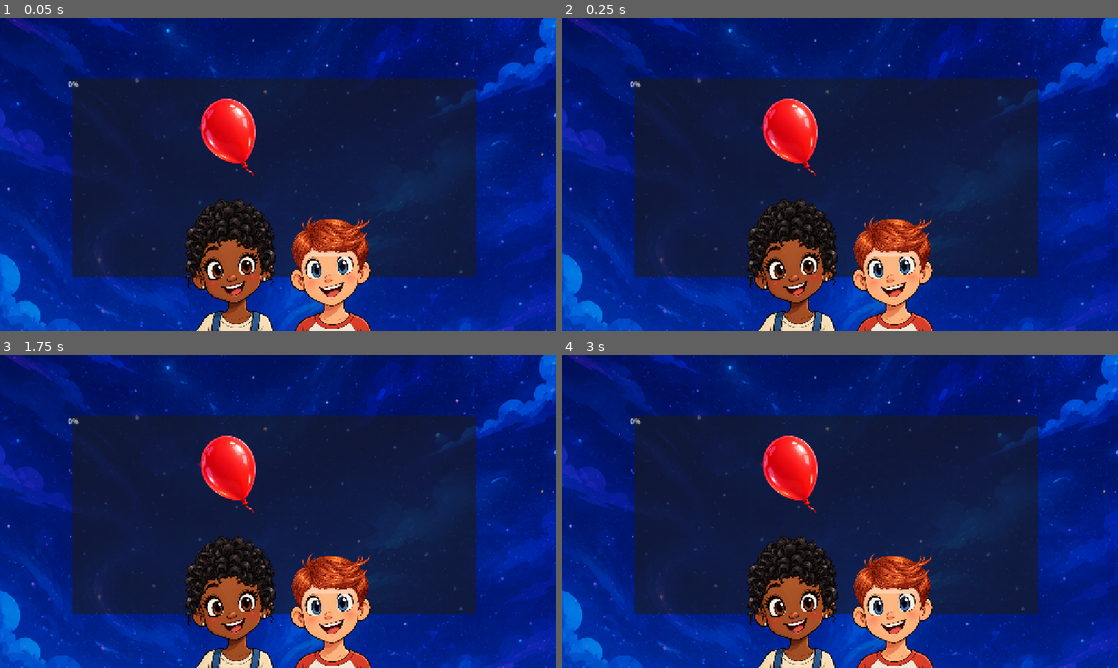
Above: before the commit, frames 1-4 (two rows, left to right).
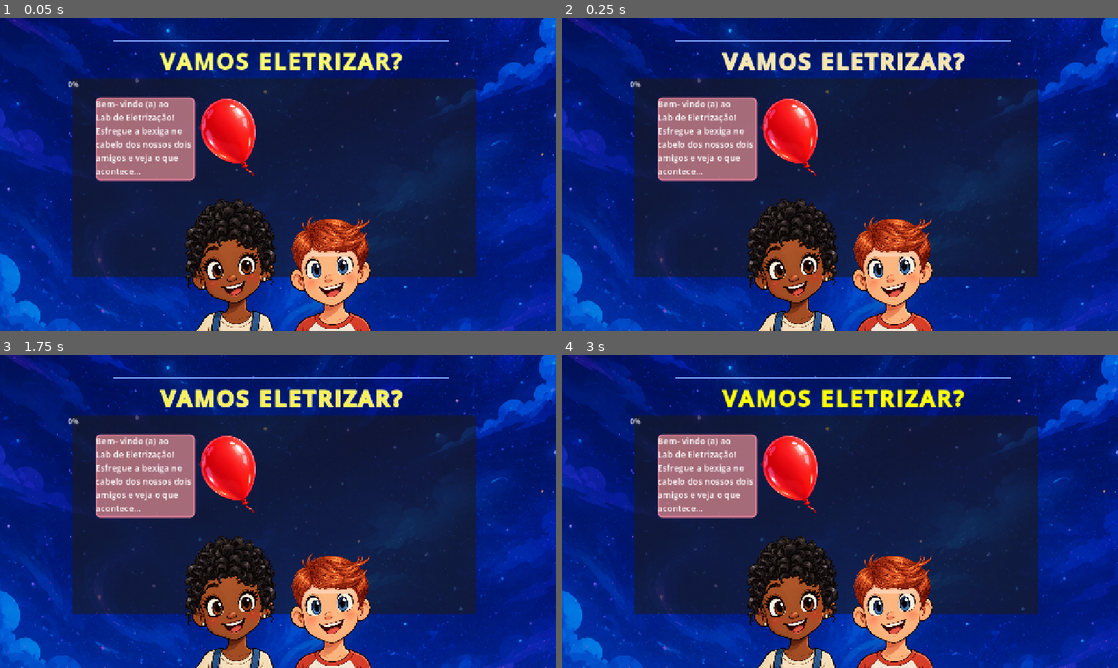
Above: after the commit, the same moments.

Repository: Ciencia-Visual/EletronLab
Game: Godot game, scene res://cenas/laboratorioeletrizacao.tscn
Same seed, same stepped clock (60 frames per second), same inputs: the game is played once before the commit and once after it. This scene is started directly instead of the project's main scene.
Inputs (mouse positions are in pixels of both pictures, inside the frame that each line leads up to):
- Up to frame 1 (0.05 s): no input
- Up to frame 2 (0.25 s): no input
- Up to frame 3 (1.75 s): tap Enter at 0.5 s; move the mouse to (400, 495) at 0.52 s; click (400, 495) at 0.67 s; move the mouse to (166, 527) at 1.27 s; click (166, 527) at 1.42 s
- Up to frame 4 (3 s): move the mouse to (895, 442) at 2.02 s; click (895, 442) at 2.17 s; move the mouse to (812, 574) at 2.77 s; click (812, 574) at 2.92 s

The runs differ from the first frame. In frame 1, 6.6% of the frame differs, in the area x 17-81%, y 7-53%; in frame 2, 6.7%; in frame 3, 6.7%; in frame 4, 6.6%.

Commit message:
nova versão temporaria

Diff:
--- a/cenas/laboratorioeletrizacao.tscn
+++ b/cenas/laboratorioeletrizacao.tscn
@@ -11,12 +11,143 @@
 [ext_resource type="Texture2D" uid="uid://d2a2ihyqu8gtx" path="res://imagens/ChatGPT Image 24 de ago. de 2026, 09_16_52.png" id="9_q2qai"]
 [ext_resource type="Texture2D" uid="uid://bmiq1o35wm60f" path="res://imagens/ChatGPT Image 24 de ago. de 2026, 09_28_03.png" id="10_tcd1p"]
 [ext_resource type="Script" uid="uid://cd7se4ma85mep" path="res://scrpts/fiosmenino.gd" id="11_tcd1p"]
+[ext_resource type="AudioStream" uid="uid://51eyimiefj81" path="res://sons/One_More_Credit.mp3" id="12_kc11t"]
 
 [sub_resource type="RectangleShape2D" id="RectangleShape2D_01y1c"]
 size = Vector2(125, 153)
 
 [sub_resource type="RectangleShape2D" id="RectangleShape2D_spyda"]
 size = Vector2(188, 84)
+
+[sub_resource type="FontVariation" id="FontVariation_rkk07"]
+variation_embolden = 1.16
+spacing_glyph = 5
+spacing_space = 5
+spacing_top = 7
+
+[sub_resource type="StyleBoxLine" id="StyleBoxLine_01y1c"]
+color = Color(0.4898336, 0.65402555, 1, 1)
+grow_begin = 109.0
+grow_end = 109.0
+
+[sub_resource type="StyleBoxFlat" id="StyleBoxFlat_01y1c"]
+bg_color = Color(0.33036384, 0.6790353, 0.53796315, 1)
+border_width_left = 3
+border_width_top = 3
+border_width_right = 3
+border_width_bottom = 3
+border_color = Color(0.10558533, 0.2236369, 0.15478495, 1)
+corner_radius_top_left = 20
+corner_radius_top_right = 20
+corner_radius_bottom_right = 20
+shadow_color = Color(0.0253638, 0.0253638, 0.025363795, 0.6)
+shadow_size = 2
+
+[sub_resource type="StyleBoxFlat" id="StyleBoxFlat_jyvnd"]
+bg_color = Color(0.89411765, 0.40784314, 0.627451, 0.73333335)
+corner_radius_top_left = 50
+corner_radius_top_right = 50
+corner_radius_bottom_right = 50
+corner_radius_bottom_left = 50
+
+[sub_resource type="Animation" id="Animation_tcd1p"]
+length = 0.001
+tracks/0/type = "value"
+tracks/0/imported = false
+tracks/0/enabled = true
+tracks/0/path = NodePath("Label:theme_override_colors/font_color")
+tracks/0/interp = 1
+tracks/0/loop_wrap = true
+tracks/0/keys = {
+"times": PackedFloat32Array(0),
+"transitions": PackedFloat32Array(1),
+"update": 0,
+"values": [Color(1, 1, 0.023529412, 1)]
+}
+tracks/1/type = "value"
+tracks/1/imported = false
+tracks/1/enabled = true
+tracks/1/path = NodePath("Label:theme_override_colors/font_shadow_color")
+tracks/1/interp = 1
+tracks/1/loop_wrap = true
+tracks/1/keys = {
+"times": PackedFloat32Array(0),
+"transitions": PackedFloat32Array(1),
+"update": 0,
+"values": [null]
+}
+tracks/2/type = "value"
+tracks/2/imported = false
+tracks/2/enabled = true
+tracks/2/path = NodePath("Label:theme_override_colors/font_outline_color")
+tracks/2/interp = 1
+tracks/2/loop_wrap = true
+tracks/2/keys = {
+"times": PackedFloat32Array(0),
+"transitions": PackedFloat32Array(1),
+"update": 0,
+"values": [null]
+}
+
+[sub_resource type="Animation" id="Animation_kc11t"]
+resource_name = "labelprincipal"
+loop_mode = 1
+tracks/0/type = "value"
+tracks/0/imported = false
+tracks/0/enabled = true
+tracks/0/path = NodePath("Label:theme_override_colors/font_color")
+tracks/0/interp = 1
+tracks/0/loop_wrap = true
+tracks/0/keys = {
+"times": PackedFloat32Array(0, 0.11, 0.18, 0.24, 0.28, 0.31, 0.35, 0.4),
+"transitions": PackedFloat32Array(1, 1, 1, 1, 1, 1, 1, 1),
+"update": 0,
+"values": [Color(1, 1, 0.023529412, 1), Color(0.97395474, 0.9548711, 0.93581057, 1), Color(0.972549, 0.9529412, 0.14117648, 1), Color(0.9643658, 0.90310544, 0.8996271, 1), Color(0.9647059, 0.9019608, 0, 1), Color(0.92924815, 0.8629899, 0.870899, 1), Color(0.9254902, 0.9098039, 0, 1), Color(0.9271518, 0.860765, 0.83075637, 1)]
+}
+tracks/1/type = "value"
+tracks/1/imported = false
+tracks/1/enabled = true
+tracks/1/path = NodePath("Label:theme_override_colors/font_shadow_color")
+tracks/1/interp = 1
+tracks/1/loop_wrap = true
+tracks/1/keys = {
+"times": PackedFloat32Array(0, 0.11, 0.18),
+"transitions": PackedFloat32Array(1, 1, 1),
+"update": 0,
+"values": [null, Color(0.91764706, 0.7882353, 0.3529412, 0.7921569), Color(0.99391013, 0.97418815, 0.9100393, 0.7921569)]
+}
+tracks/2/type = "value"
+tracks/2/imported = false
+tracks/2/enabled = true
+tracks/2/path = NodePath("Label:theme_override_colors/font_outline_color")
+tracks/2/interp = 1
+tracks/2/loop_wrap = true
+tracks/2/keys = {
+"times": PackedFloat32Array(0),
+"transitions": PackedFloat32Array(1),
+"update": 0,
+"values": [null]
+}
+
+[sub_resource type="AnimationLibrary" id="AnimationLibrary_ehtq3"]
+_data = {
+&"RESET": SubResource("Animation_tcd1p"),
+&"labelprincipal": SubResource("Animation_kc11t")
+}
+
+[sub_resource type="StyleBoxFlat" id="StyleBoxFlat_spyda"]
+bg_color = Color(0.972549, 0.6, 0.6, 0.6431373)
+border_width_left = 5
+border_width_top = 5
+border_width_right = 5
+border_width_bottom = 5
+border_color = Color(0.99215686, 0.5294118, 0.6509804, 1)
+border_blend = true
+corner_radius_top_left = 10
+corner_radius_top_right = 10
+corner_radius_bottom_right = 10
+corner_radius_bottom_left = 10
+corner_detail = 20
 
 [node name="Laboratorioeletrizacao" type="Control" unique_id=1087483696]
 layout_mode = 3
@@ -90,13 +221,15 @@
 texture = ExtResource("5_mafo0")
 script = ExtResource("6_o3a5d")
 
-[node name="Areabalao" type="Area2D" parent="Areaexperimentoatrito" unique_id=282626144 node_paths=PackedStringArray("barra_atrito")]
+[node name="Areabalao" type="Area2D" parent="Areaexperimentoatrito" unique_id=282626144 node_paths=PackedStringArray("barra_atrito", "painel_instrucao", "dialogo")]
 z_index = 10
 position = Vector2(351, 110)
 collision_mask = 2
 script = ExtResource("6_rsb7y")
 barra_atrito = NodePath("../Barraatrito")
 velocidade_retorno_cabelo = 0.4
+painel_instrucao = NodePath("../Descricaodaatividade")
+dialogo = NodePath("../Dialogo")
 
 [node name="Balao" type="Sprite2D" parent="Areaexperimentoatrito/Areabalao" unique_id=279139809]
 position = Vector2(6, 19)
@@ -178,3 +311,84 @@
 texture = ExtResource("10_tcd1p")
 flip_h = true
 script = ExtResource("11_tcd1p")
+
+[node name="Label" type="Label" parent="Areaexperimentoatrito" unique_id=1620639253]
+layout_mode = 0
+offset_left = 202.0
+offset_top = -87.0
+offset_right = 757.0
+offset_bottom = 2.0
+theme_override_colors/font_color = Color(1, 1, 0.023529412, 1)
+theme_override_fonts/font = SubResource("FontVariation_rkk07")
+theme_override_font_sizes/font_size = 50
+theme_override_styles/normal = SubResource("StyleBoxLine_01y1c")
+text = "VAMOS ELETRIZAR?"
+horizontal_alignment = 1
+vertical_alignment = 1
+
+[node name="Dialogo" type="Panel" parent="Areaexperimentoatrito" unique_id=1481158392]
+visible = false
+layout_mode = 1
+anchors_preset = -1
+anchor_right = 0.022000002
+anchor_bottom = 0.08800001
+offset_left = 695.0
+offset_top = 223.0
+offset_right = 876.562
+offset_bottom = 316.784
+theme_override_styles/panel = SubResource("StyleBoxFlat_01y1c")
+
+[node name="Texto" type="Label" parent="Areaexperimentoatrito/Dialogo" unique_id=203736091]
+layout_mode = 0
+offset_left = 25.0
+offset_top = 10.0
+offset_right = 177.0
+offset_bottom = 85.0
+text = "Por que o meu
+cabelo
+está subindo?"
+horizontal_alignment = 1
+vertical_alignment = 1
+autowrap_mode = 1
+
+[node name="Botaoavancar" type="Button" parent="Areaexperimentoatrito/Dialogo" unique_id=74167544]
+layout_mode = 0
+offset_left = 11.0
+offset_top = 89.0
+offset_right = 189.0
+offset_bottom = 120.0
+theme_override_colors/font_color = Color(1, 1, 1, 1)
+theme_override_styles/normal = SubResource("StyleBoxFlat_jyvnd")
+text = "Me ajude a investigar!"
+
+[node name="AnimationPlayer" type="AnimationPlayer" parent="Areaexperimentoatrito" unique_id=999407268]
+libraries/ = SubResource("AnimationLibrary_ehtq3")
+autoplay = &"labelprincipal"
+
+[node name="Descricaodaatividade" type="Panel" parent="Areaexperimentoatrito" unique_id=197836843]
+layout_mode = 0
+offset_left = 53.0
+offset_top = 44.0
+offset_right = 282.0
+offset_bottom = 235.0
+theme_override_styles/panel = SubResource("StyleBoxFlat_spyda")
+
+[node name="Label" type="Label" parent="Areaexperimentoatrito/Descricaodaatividade" unique_id=1720288448]
+layout_mode = 0
+offset_right = 220.0
+offset_bottom = 188.0
+theme_override_font_sizes/font_size = 20
+text = "Bem- vindo (a) ao
+Lab de Eletrização!
+Esfregue a bexiga no
+cabelo dos nossos dois
+amigos e veja o que
+acontece..."
+
+[node name="Fundomusical" type="AudioStreamPlayer" parent="." unique_id=1712678083]
+stream = ExtResource("12_kc11t")
+volume_db = -43.581
+autoplay = true
+parameters/looping = true
+
+[connection signal="pressed" from="Areaexperimentoatrito/Dialogo/Botaoavancar" to="Areaexperimentoatrito/Areabalao" method="_on_botaoavancar_pressed"]
--- /dev/null
+++ b/cenas/microscopio.tscn
@@ -0,0 +1,62 @@
+[gd_scene format=3 uid="uid://pmu08udyhb5c"]
+
+[ext_resource type="Texture2D" uid="uid://cyfbmtu65iaix" path="res://imagens/ChatGPT Image 19 de ago. de 2026, 11_33_32.png" id="1_6w1yu"]
+[ext_resource type="Texture2D" uid="uid://debghsvqta7hr" path="res://imagens/ChatGPT Image 30 de ago. de 2026, 11_01_21.png" id="2_2rtqg"]
+
+[node name="Microscopio" type="Control" unique_id=1549768757]
+layout_mode = 3
+anchors_preset = 15
+anchor_right = 1.0
+anchor_bottom = 1.0
+grow_horizontal = 2
+grow_vertical = 2
+
+[node name="Fundo" type="TextureRect" parent="." unique_id=892102180]
+layout_mode = 1
+anchors_preset = 15
+anchor_right = 1.0
+anchor_bottom = 1.0
+offset_left = -342.0
+offset_top = -773.0
+offset_right = 664.0
+offset_bottom = 218.0
+grow_horizontal = 2
+grow_vertical = 2
+texture = ExtResource("1_6w1yu")
+
+[node name="Titulo" type="Label" parent="." unique_id=2069654943]
+layout_mode = 0
+offset_left = 184.0
+offset_top = 12.0
+offset_right = 1136.0
+offset_bottom = 108.0
+theme_override_colors/font_color = Color(0.59714544, 0.96754485, 0.9999998, 1)
+theme_override_font_sizes/font_size = 70
+text = "VISÃO MICROSCÓPICA"
+horizontal_alignment = 1
+vertical_alignment = 1
+
+[node name="Descricao" type="Label" parent="." unique_id=1586360949]
+layout_mode = 0
+offset_left = 218.0
+offset_top = 73.0
+offset_right = 1091.0
+offset_bottom = 147.0
+theme_override_colors/font_color = Color(1, 1, 1, 1)
+theme_override_font_sizes/font_size = 30
+text = "Agora vamos observar o que não conseguimos ver a olho nu"
+horizontal_alignment = 1
+vertical_alignment = 1
+
+[node name="ZOOM" type="Label" parent="." unique_id=286550404]
+layout_mode = 0
+offset_left = 19.0
+offset_top = 536.0
+offset_right = 237.0
+offset_bottom = 575.0
+text = "Escolha a lente de aumento:"
+
+[node name="Sprite2D" type="Sprite2D" parent="." unique_id=515331292]
+position = Vector2(641, 408)
+scale = Vector2(0.45499608, 0.45769855)
+texture = ExtResource("2_2rtqg")
--- a/scrpts/areabalao.gd
+++ b/scrpts/areabalao.gd
@@ -10,11 +10,13 @@
 var intensidade_cabelo_menino: float = 0.0
 
 var posicao_anterior := Vector2.ZERO
+var etapa_concluida: bool = false
 
 @export var barra_atrito: ProgressBar
 
 @export var velocidade_retorno_cabelo: float = 0.8
-
+@export var painel_instrucao: Panel
+@export var dialogo: Panel
 
 func _ready():
 
@@ -90,7 +92,7 @@
 	if (menina_em_contato or menino_em_contato) and arrastando:
 
 		nivel_atrito += (
-			distancia_movida * 0.001
+			distancia_movida * 0.0001
 		)
 
 		nivel_atrito = clamp(
@@ -99,6 +101,12 @@
 			1.0
 		)
 
+	if nivel_atrito >= 0.90 and not etapa_concluida:
+		etapa_concluida = true
+		if painel_instrucao != null:
+			painel_instrucao.visible = false
+		if dialogo != null:
+			dialogo.visible = true
 
 	if barra_atrito != null:
 
@@ -110,7 +118,7 @@
 		intensidade_cabelo_menina = move_toward(
 			intensidade_cabelo_menina,
 			nivel_atrito,
-			0.4 * delta
+			0.2 * delta
 		)
 
 	else:
@@ -127,7 +135,7 @@
 		intensidade_cabelo_menino = move_toward(
 			intensidade_cabelo_menino,
 			nivel_atrito,
-			0.4 * delta
+			0.2 * delta
 		)
 
 	else:
@@ -179,3 +187,7 @@
 	$"../Fiomenino5".definir_intensidade(
 		intensidade_cabelo_menino * 0.85
 	)
+
+
+func _on_botaoavancar_pressed():
+	dialogo.visible = false
Binary file added: imagens/ChatGPT Image 30 de ago. de 2026, 10_56_36.png
Not shown, added: imagens/ChatGPT Image 30 de ago. de 2026, 10_56_36.png.import
Binary file added: imagens/ChatGPT Image 30 de ago. de 2026, 11_01_21.png
Not shown, added: imagens/ChatGPT Image 30 de ago. de 2026, 11_01_21.png.import
